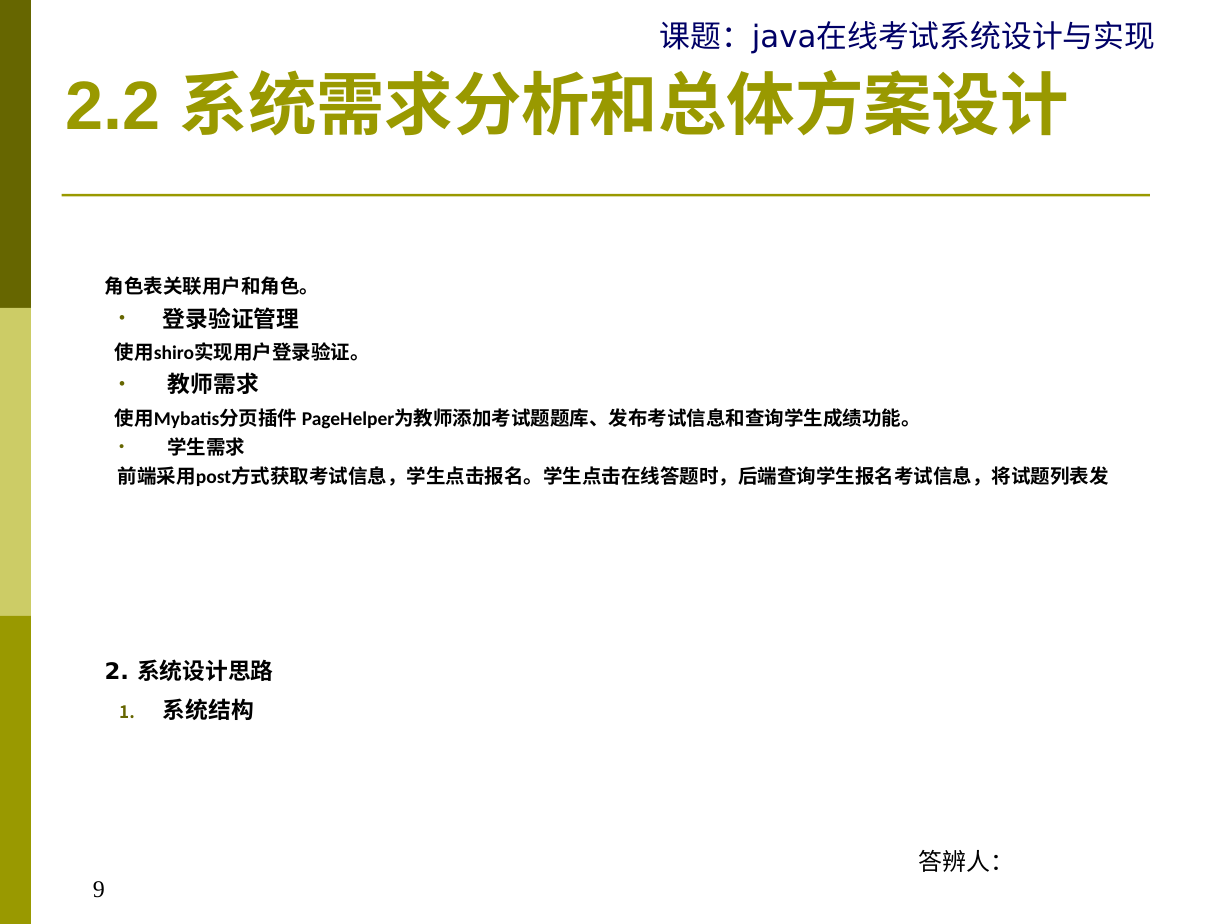
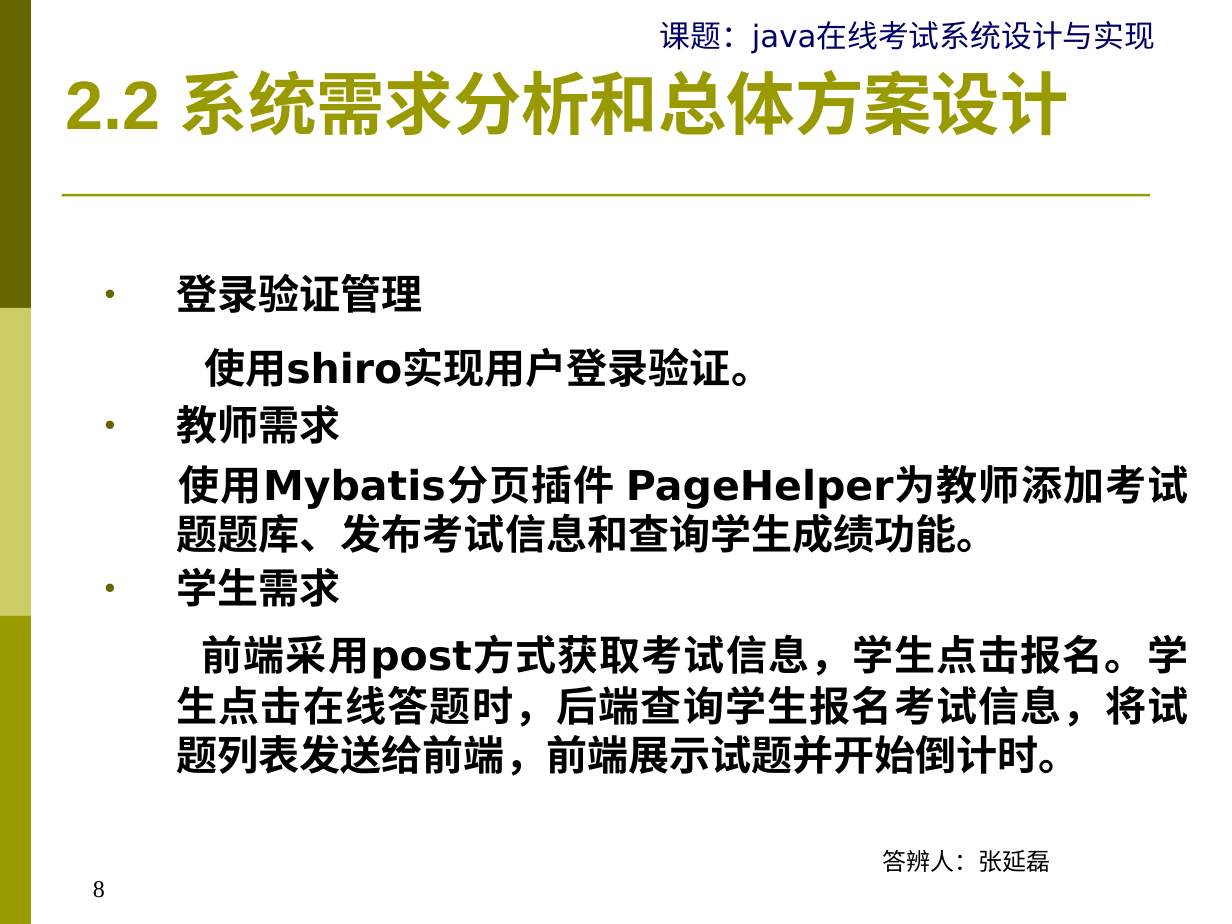
Before and after one commit to zhangylz/sudaonlineexambase, a slide deck: slide 8 of document/YB17270520059张延磊-Java在线考试系统设计与实现V1-20190508.ppt (slide 9 before the commit). Drawn at 1232x924 pixels with LibreOffice and Linux fonts; fonts in the diff are those of the drawing. Boxes give left, top, right and bottom in pixels: in the first picture for what was removed or moved away, otherwise in the second. Text is boxed around its words. In the diff, an @@ line names an element or a change of style, - is before the commit and + after.

```diff
--- a/document/YB17270520059张延磊-Java在线考试系统设计与实现V1-20190508.ppt
+++ b/document/YB17270520059张延磊-Java在线考试系统设计与实现V1-20190508.ppt
@@ text at bbox=[105, 276, 319, 295]: paragraph removed @@
-角色表关联用户和角色。
@@ text at bbox=[177, 274, 998, 607]: size 13.3 to 24 pt in "登录验证管理", "教师需求"; size 11.4 to 24 pt in "使用shiro实现用户登录验证。", "使用Mybatis分页插件 PageHelper为教师添加考试题题库、发布考试信息和查询学生成绩功能。", "学生需求"; font Calibri to DejaVu Sans in "使用shiro实现用户登录验证。", "使用Mybatis分页插件 PageHelper为教师添加考试题题库、发布考试信息和查询学生成绩功能。"; indent changed; line spacing 0.8 to 0.9; less space between paragraphs; line spacing 0.8 to 1 @@
@@ text at bbox=[177, 634, 1189, 776]: text changed; size 11.4 to 24 pt; font Calibri to DejaVu Sans @@
-前端采用post方式获取考试信息，学生点击报名。学生点击在线答题时，后端查询学生报名考试信息，将试题列表发
-2. 系统设计思路
-1. 系统结构
+前端采用post方式获取考试信息，学生点击报名。学生点击在线答题时，后端查询学生报名考试信息，将试题列表发送给前端，前端展示试题并开始倒计时。
@@ text at bbox=[882, 850, 1050, 872]: text changed @@
-答辨人：
+答辨人：张延磊
@@ page number at bbox=[93, 881, 105, 898]: text changed @@
-9
+8
```
Also in this commit, not shown: 16 other slides changed, 1 slide removed, 1 other file.
